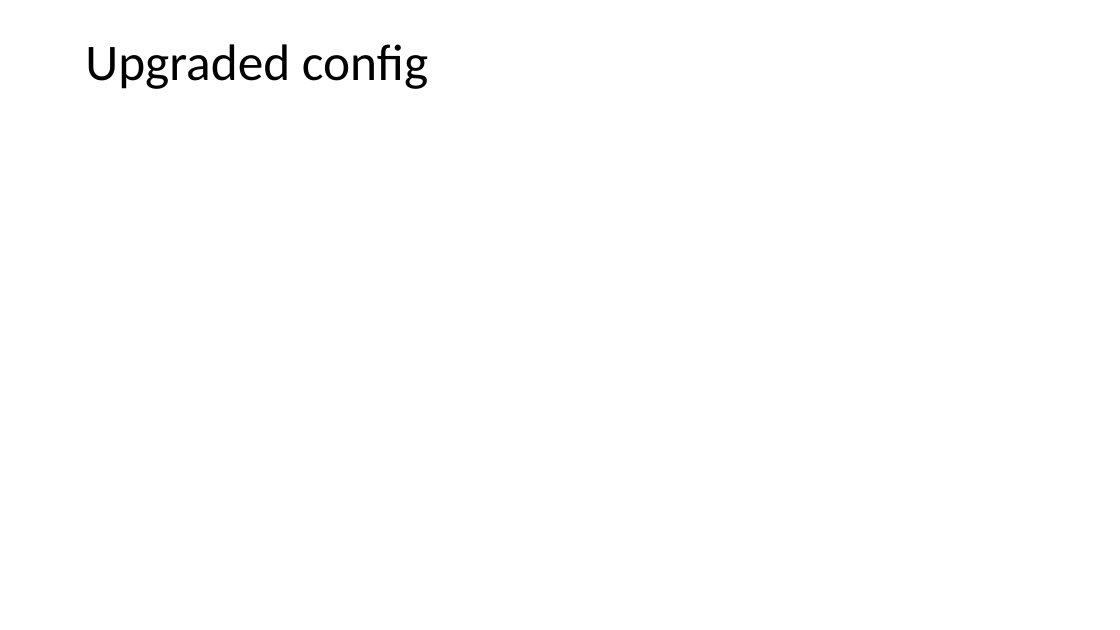
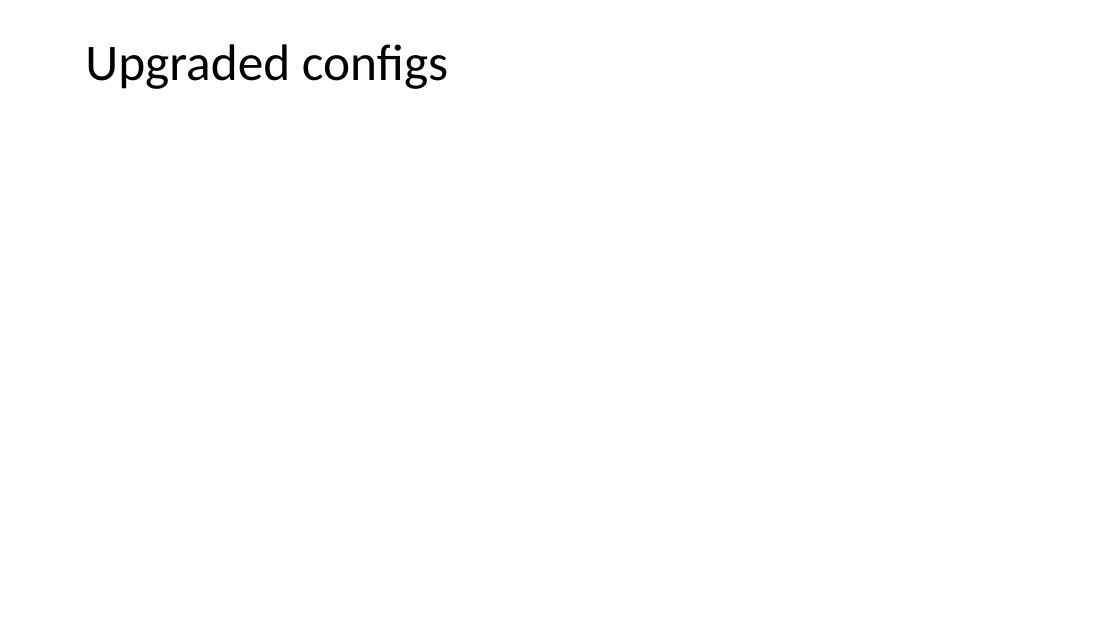
Before and after one commit to 3mma-mack/riboviz-presentation, a slide deck: slide 5 of Rundown-of-our-3-months.pptx (slide 4 before the commit). Drawn at 1120x630 pixels with LibreOffice and Linux fonts; fonts in the diff are those of the drawing. Boxes give left, top, right and bottom in pixels: in the first picture for what was removed or moved away, otherwise in the second. Text is boxed around its words. In the diff, an @@ line names an element or a change of style, - is before the commit and + after.

```diff
--- a/Rundown-of-our-3-months.pptx
+++ b/Rundown-of-our-3-months.pptx
@@ title at (85, 44, 448, 89): text changed @@
-Upgraded config
+Upgraded configs
```
Also in this commit, not shown: 1 other slide changed, 3 slides added.
